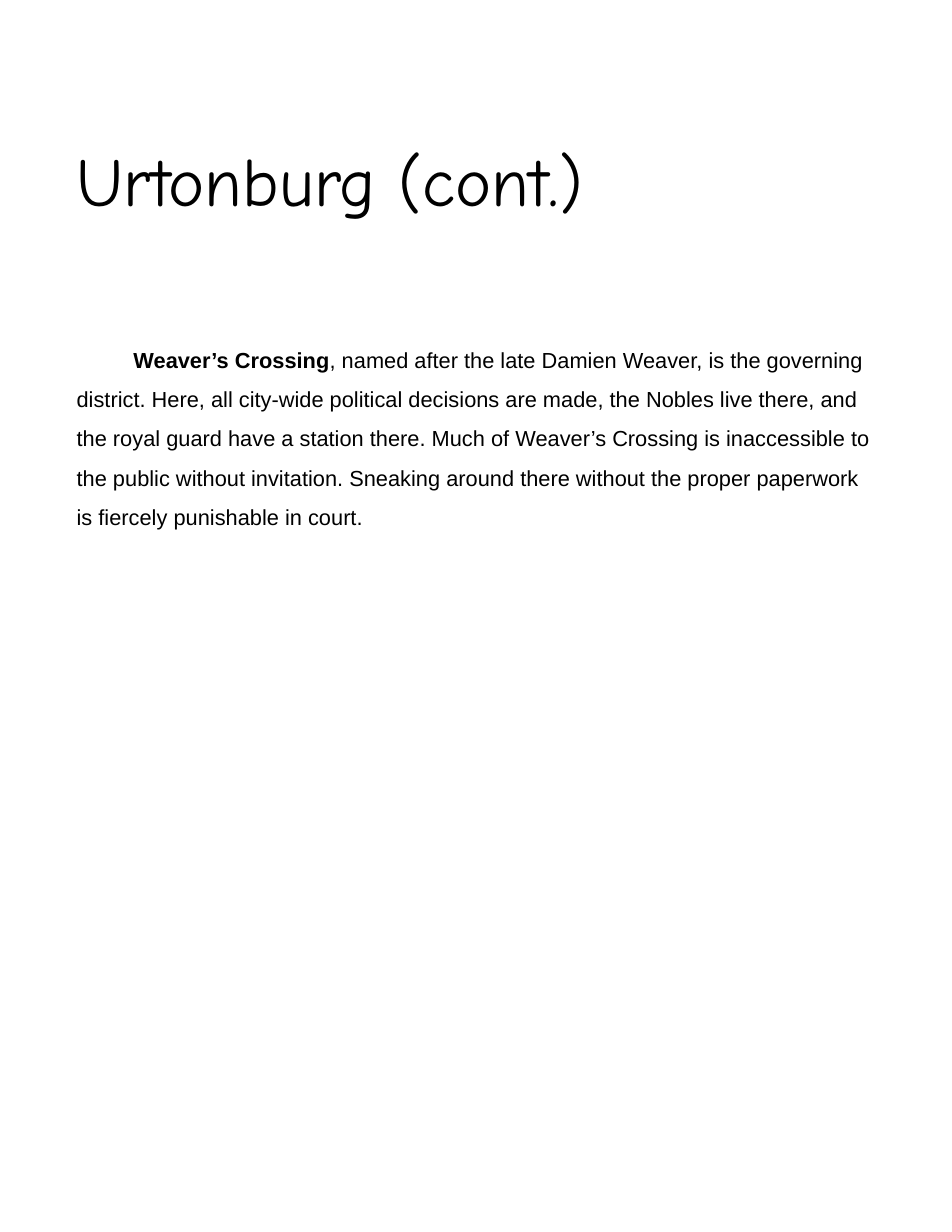
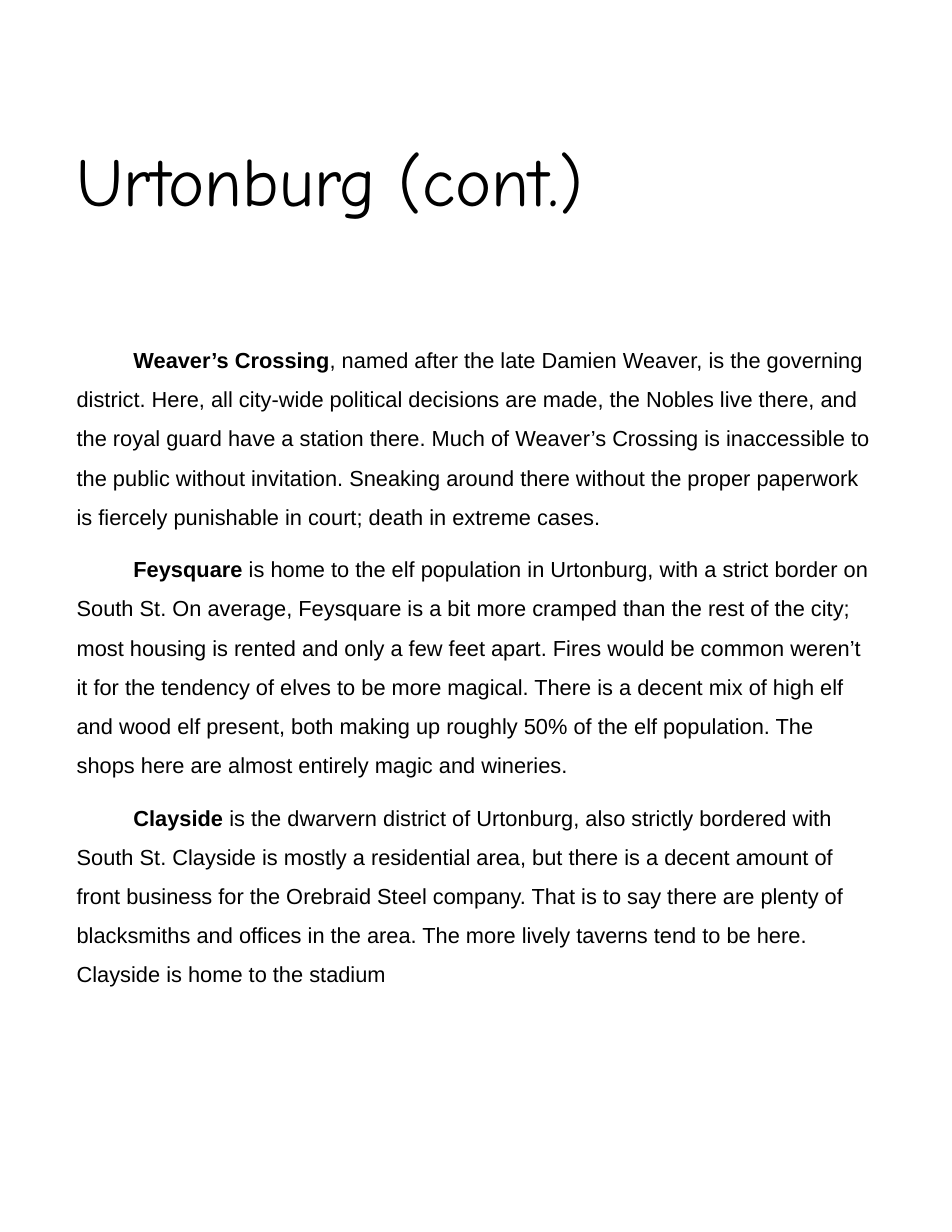
Before and after one commit to polic72/DnD-Stuff, a slide deck: slide 8 of The Jaws of Time.pptx. Drawn at 952x1232 pixels with LibreOffice and Linux fonts; fonts in the diff are those of the drawing; background and template pictures are left out. Boxes give left, top, right and bottom in pixels: in the first picture for what was removed or moved away, otherwise in the second. Text is boxed around its words. In the diff, an @@ line names an element or a change of style, - is before the commit and + after.

Commit message:
Did a little more work on Urtonburg.

```diff
--- a/The Jaws of Time.pptx
+++ b/The Jaws of Time.pptx
@@ text at (77,352,869,987): text changed @@
-Weaver’s Crossing, named after the late Damien Weaver, is the governing district. Here, all city-wide political decisions are made, the Nobles live there, and the royal guard have a station there. Much of Weaver’s Crossing is inaccessible to the public without invitation. Sneaking around there without the proper paperwork is fiercely punishable in court.
+Weaver’s Crossing, named after the late Damien Weaver, is the governing district. Here, all city-wide political decisions are made, the Nobles live there, and the royal guard have a station there. Much of Weaver’s Crossing is inaccessible to the public without invitation. Sneaking around there without the proper paperwork is fiercely punishable in court; death in extreme cases.
+Feysquare is home to the elf population in Urtonburg, with a strict border on South St. On average, Feysquare is a bit more cramped than the rest of the city; most housing is rented and only a few feet apart. Fires would be common weren’t it for the tendency of elves to be more magical. There is a decent mix of high elf and wood elf present, both making up roughly 50% of the elf population. The shops here are almost entirely magic and wineries.
+Clayside is the dwarvern district of Urtonburg, also strictly bordered with South St. Clayside is mostly a residential area, but there is a decent amount of front business for the Orebraid Steel company. That is to say there are plenty of blacksmiths and offices in the area. The more lively taverns tend to be here. Clayside is home to the stadium
```
